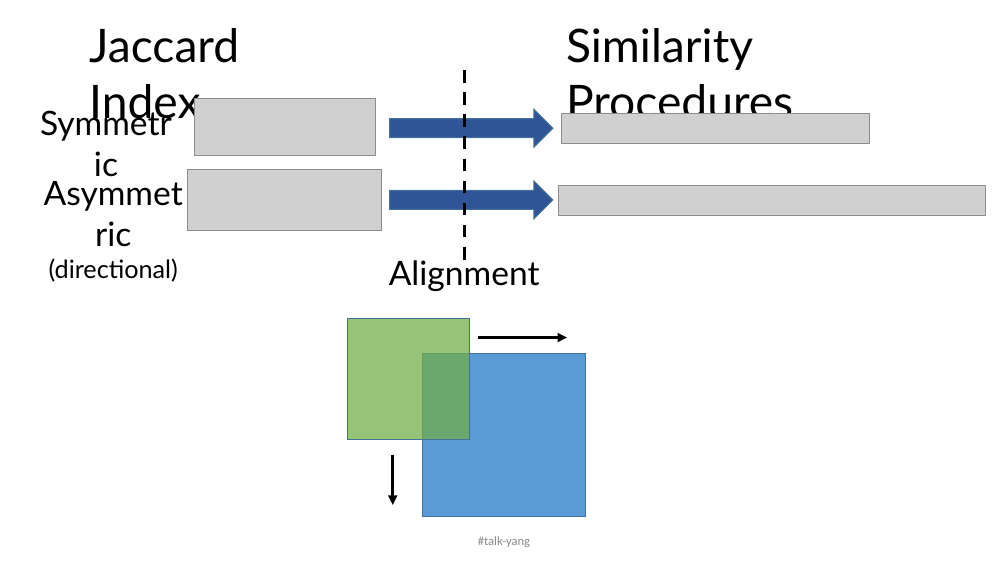
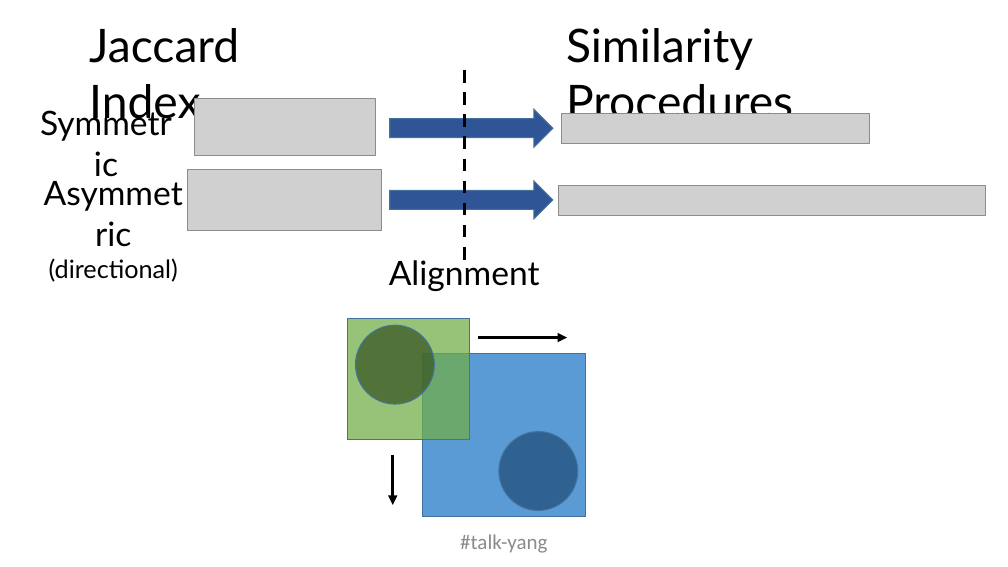
Before and after one commit to Yuan-Yang-Vandy/acs2020, a slide deck: slide 4 of acs2020.pptx. Drawn at 1008x567 pixels with LibreOffice and Linux fonts; fonts in the diff are those of the drawing; grey boxes stand for pictures. Boxes give left, top, right and bottom in pixels: in the first picture for what was removed or moved away, otherwise in the second. Text is boxed around its words. In the diff, an @@ line names an element or a change of style, - is before the commit and + after.

```diff
--- a/acs2020.pptx
+++ b/acs2020.pptx
@@ ellipse added at <box>355,325,434,404</box>, fill #385723 at 73% opacity, outline #43739E 1 pt @@
@@ ellipse added at <box>499,432,578,510</box>, fill #1F4E79 at 73% opacity, outline #43739E 1 pt @@
@@ text "#talk-yang" at <box>460,534,547,553</box>: size 12 to 20 pt @@
```
Also in this commit, not shown: 7 other slides changed, 27 slides added.
